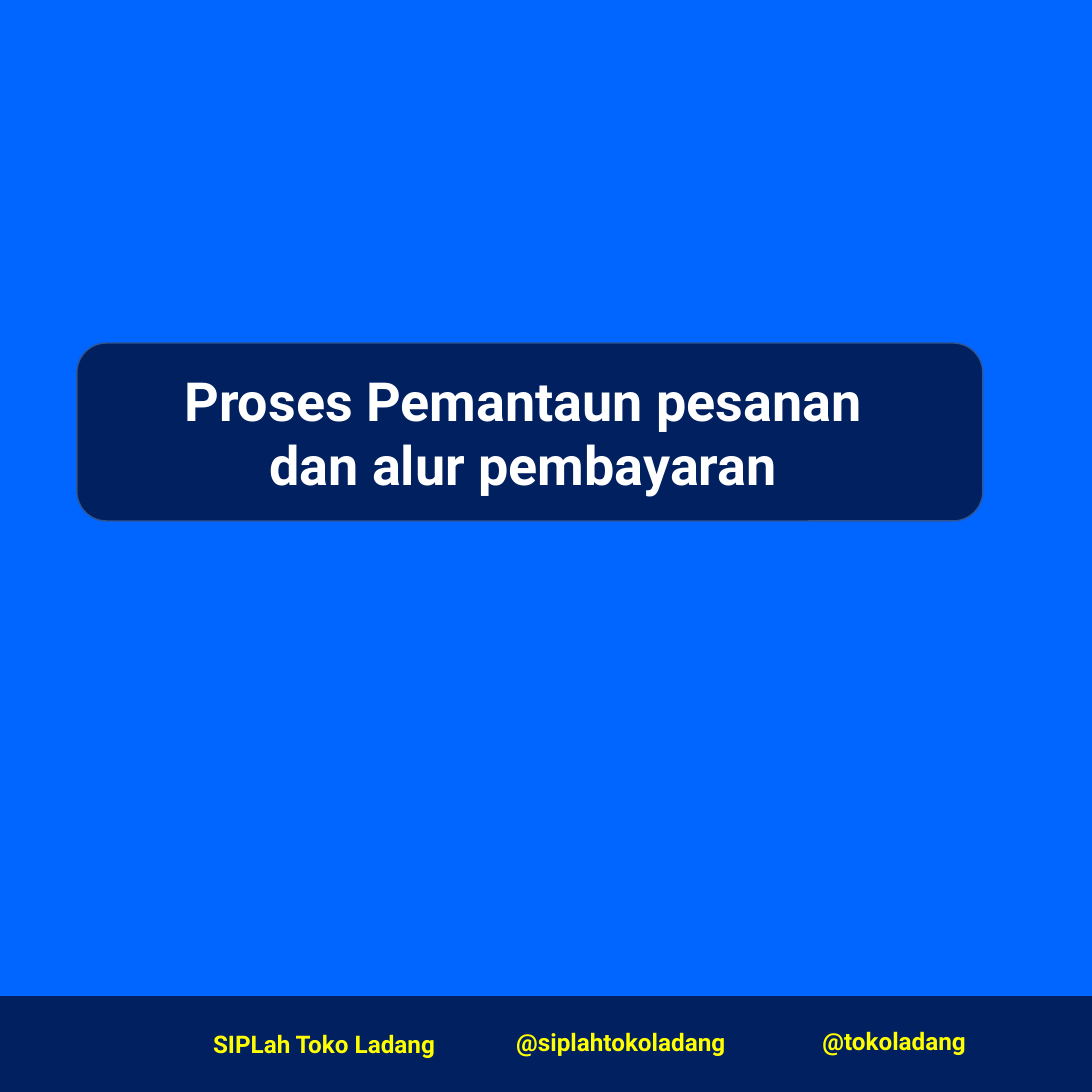
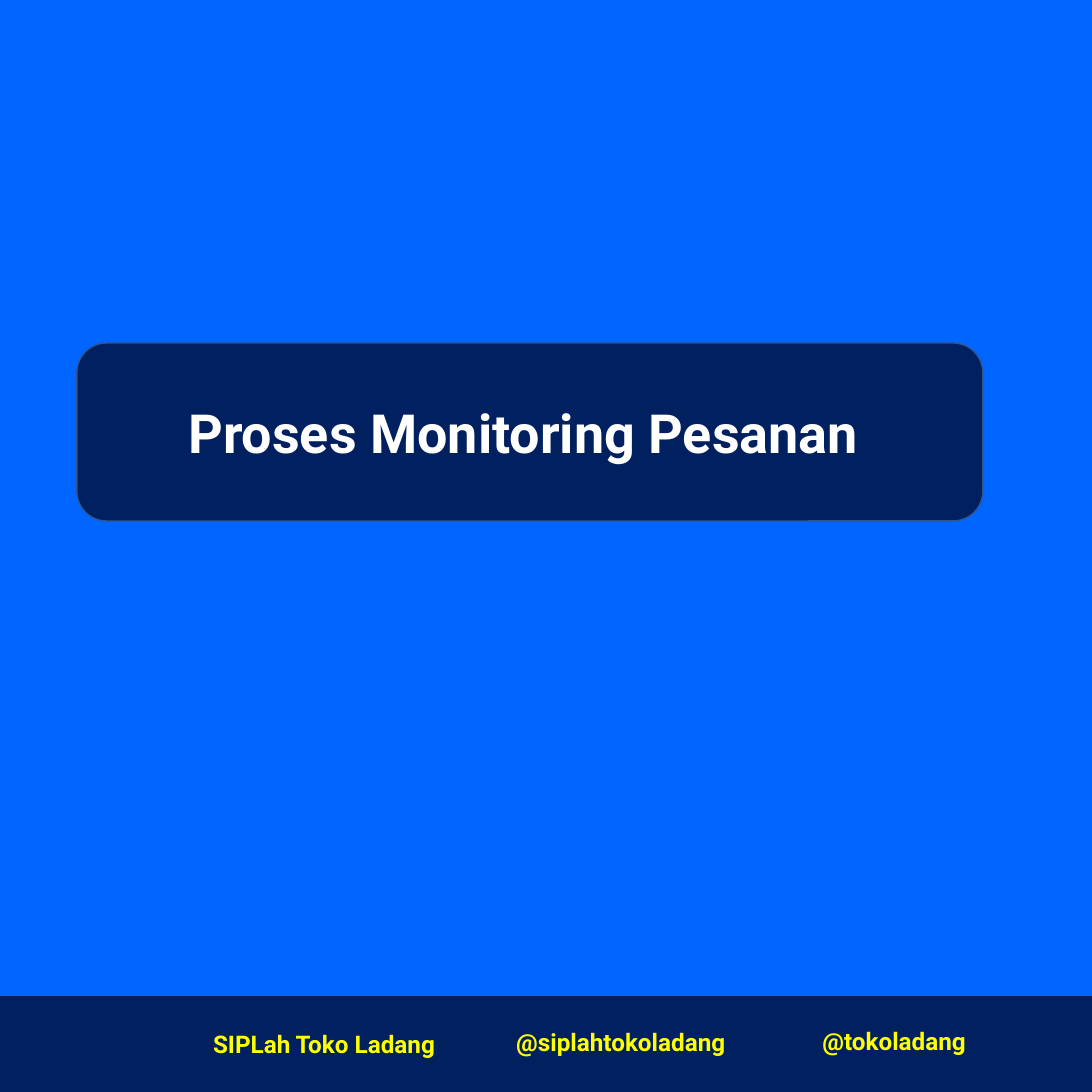
Before and after one commit to mexop99/SOP-Toko-Ladang, a slide deck: slide 1 of sop-pembeli.pptx. Drawn at 1092x1092 pixels with LibreOffice and Linux fonts; fonts in the diff are those of the drawing; background and template pictures are left out. Boxes give left, top, right and bottom in pixels: in the first picture for what was removed or moved away, otherwise in the second. Text is boxed around its words. In the diff, an @@ line names an element or a change of style, - is before the commit and + after.

```diff
--- a/sop-pembeli.pptx
+++ b/sop-pembeli.pptx
@@ text in rounded rectangle at <box>188,413,857,465</box>: text changed @@
-Proses Pemantaun pesanan
-dan alur pembayaran
+Proses Monitoring Pesanan
```
Also in this commit, not shown: 11 other slides changed.
